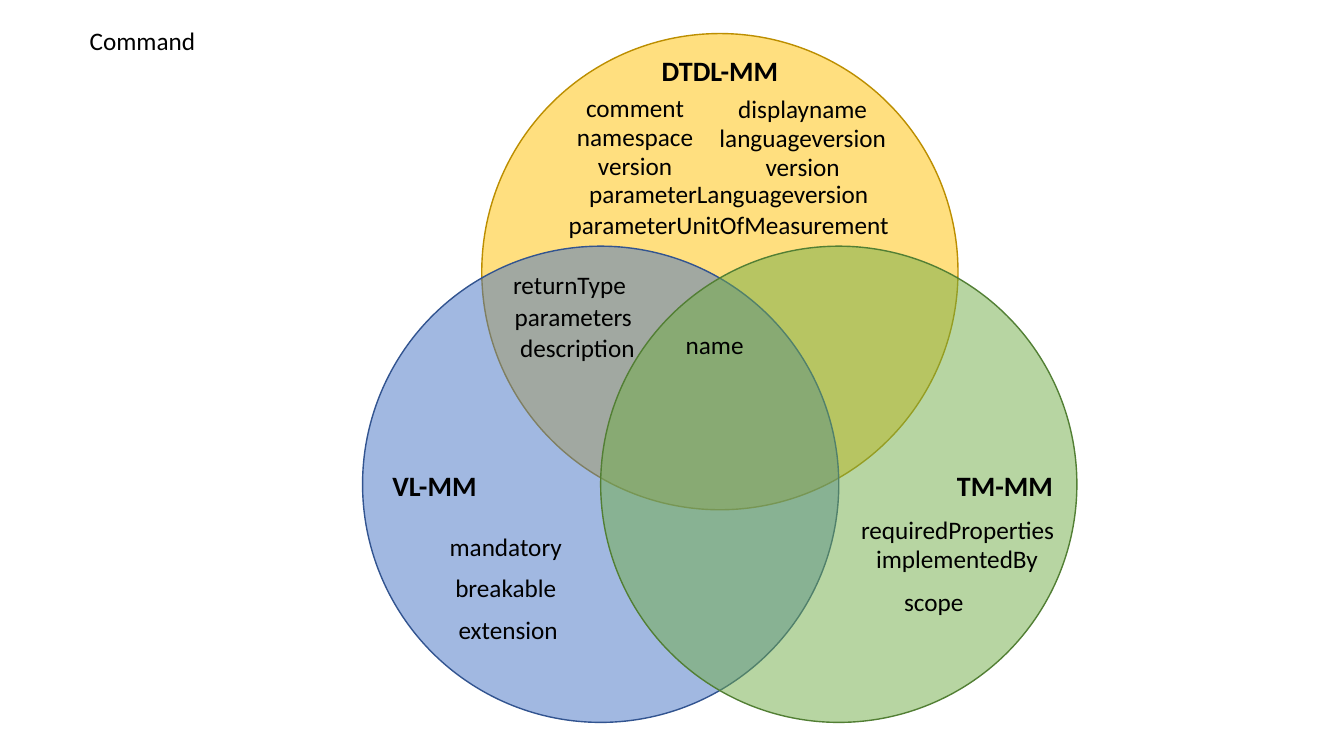
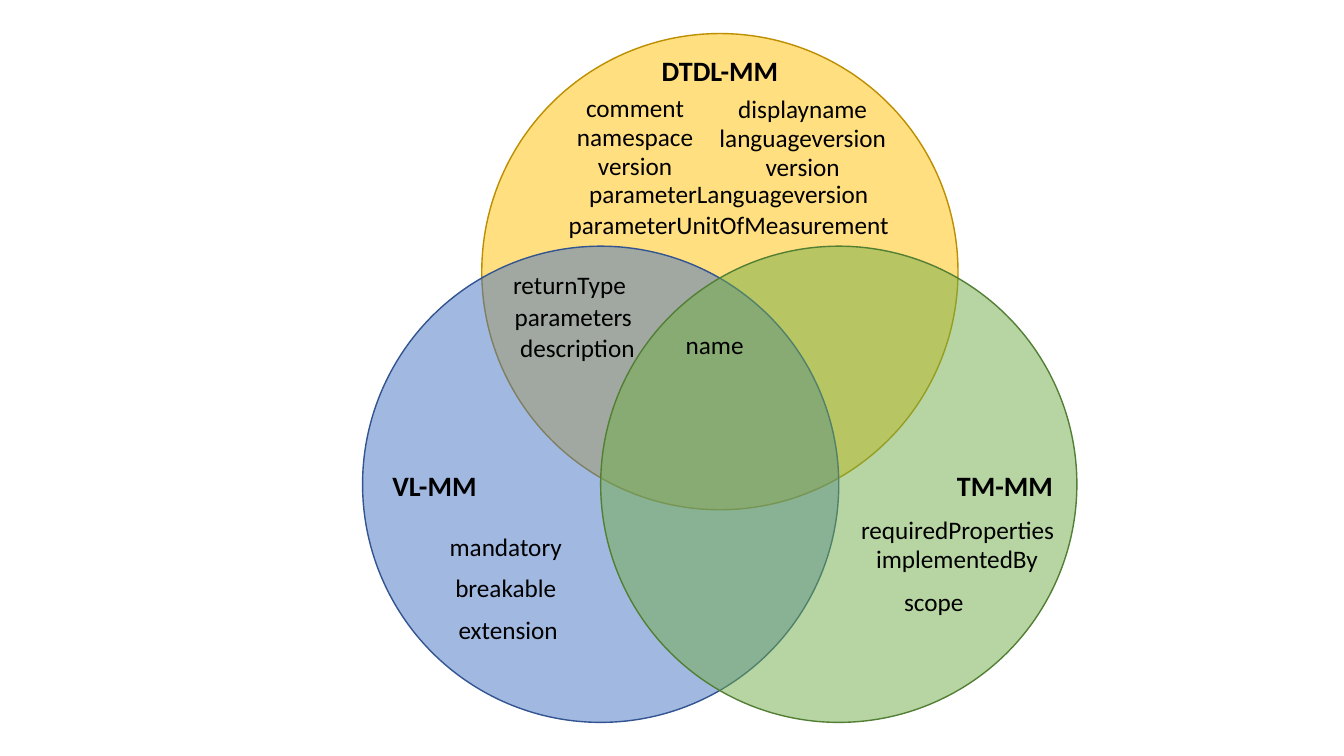
Before and after one commit to derlehner/dt_language_comparison, a slide deck: slide 4 of Figures.pptx. Drawn at 1344x756 pixels with LibreOffice and Linux fonts; fonts in the diff are those of the drawing. Boxes give left, top, right and bottom in pixels: in the first picture for what was removed or moved away, otherwise in the second. Text is boxed around its words. In the diff, an @@ line names an element or a change of style, - is before the commit and + after.

```diff
--- a/Figures.pptx
+++ b/Figures.pptx
@@ text removed at (90,32,195,50) @@
-Command
```
Also in this commit, not shown: 3 other slides changed.
